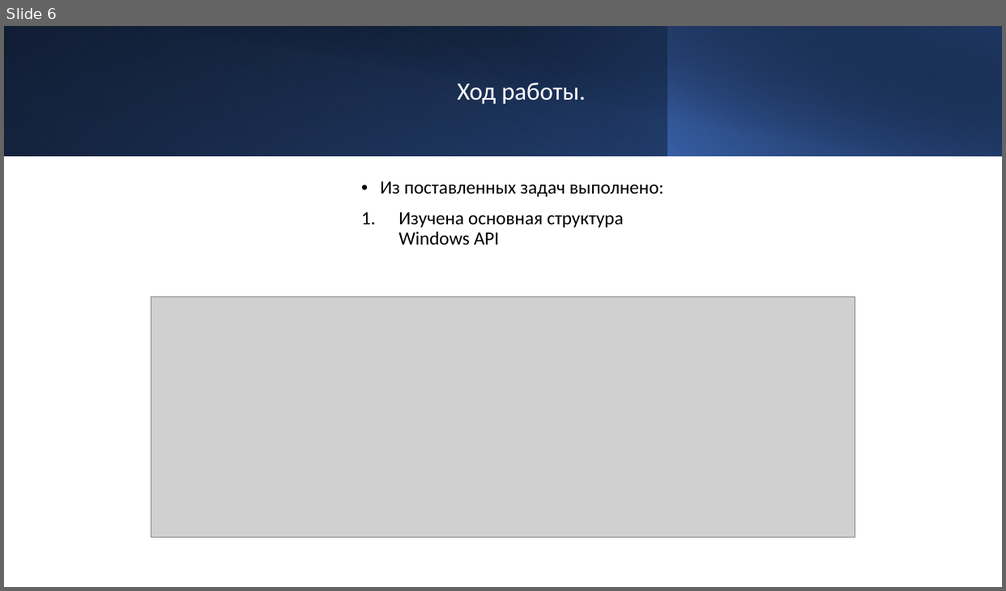
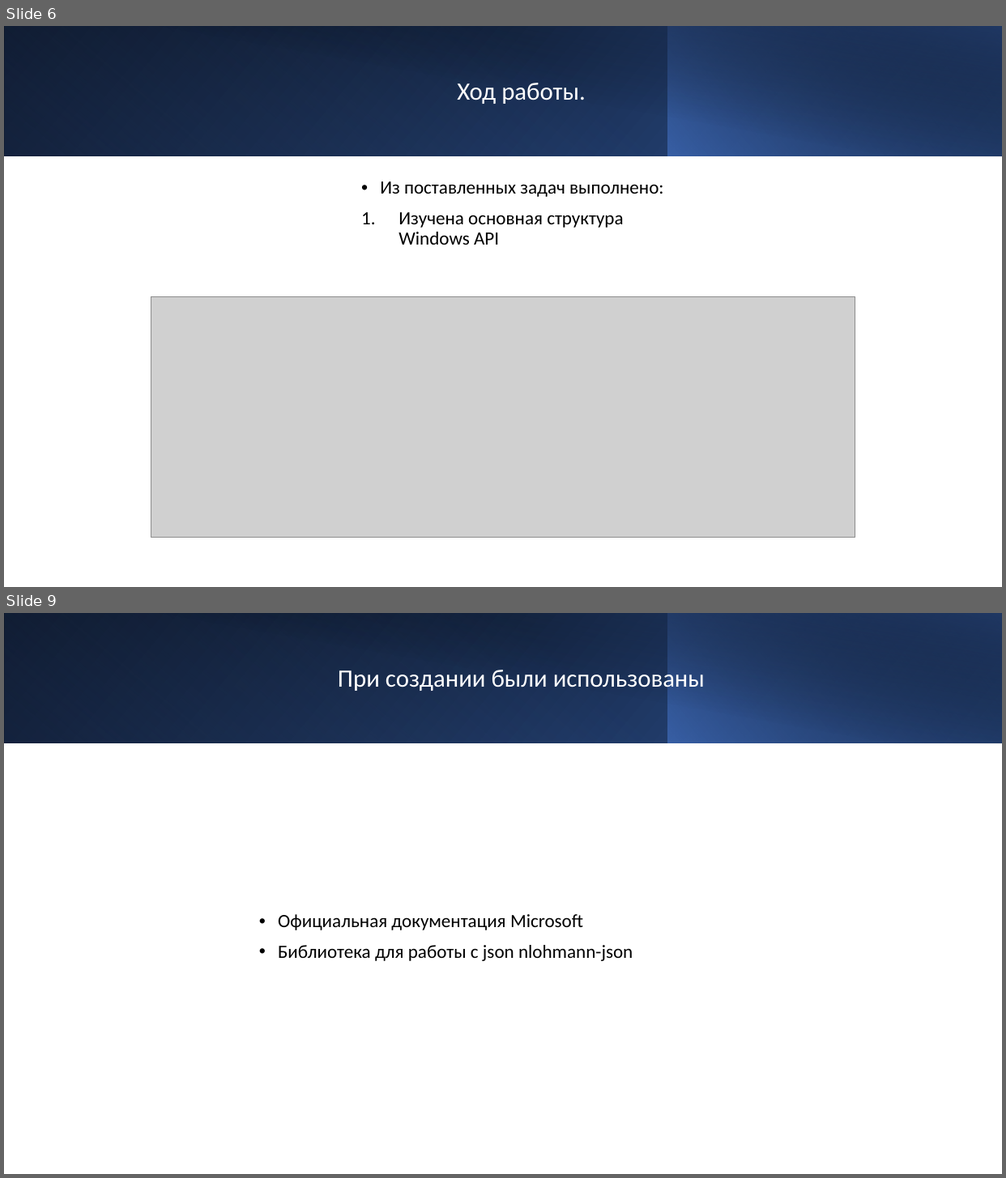
Before and after one commit to mosheadd/WinAPI_PRoject, a slide deck: Презентация.pptx. Shown one above the other, each under a label of ours: slide 6 before the commit, slides 6 and 9 after it; the slides between them are not shown. The pictures are 1006x591 and 1006x1178 pixels, drawn with LibreOffice and Linux fonts; fonts in the diff are those of the drawing; grey boxes stand for pictures. Boxes give left, top, right and bottom in pixels: in the first picture for what was removed or moved away, otherwise in the second. Text is boxed around its words. In the diff, an @@ line names an element or a change of style, - is before the commit and + after.

```diff
--- a/Презентация.pptx
+++ b/Презентация.pptx
@@ slide 9 added at <box>4,613,1002,1174</box>, background #FFFFFF @@
@@ rectangle added at <box>4,613,1002,743</box>, fill gradient #000000 to #2F5597 @@
@@ rectangle added at <box>4,613,669,743</box>, fill gradient #4472C4 to #203864 @@
@@ rectangle added at <box>41,613,1002,744</box>, fill gradient #000000 to #203864 @@
@@ rectangle added at <box>668,613,1002,743</box>, fill gradient #4472C4 to #000000 @@
@@ title added at <box>338,670,705,694</box>, 24 pt, text #FFFFFF @@
+При создании были использованы
@@ text added at <box>278,914,633,961</box>, 18 pt, text #000000 @@
+• Официальная документация Microsoft
+• Библиотека для работы с json nlohmann-json
```
Also in this commit, not shown: 3 slides changed, 1 other slide added, 1 slide removed, 9 other files.
